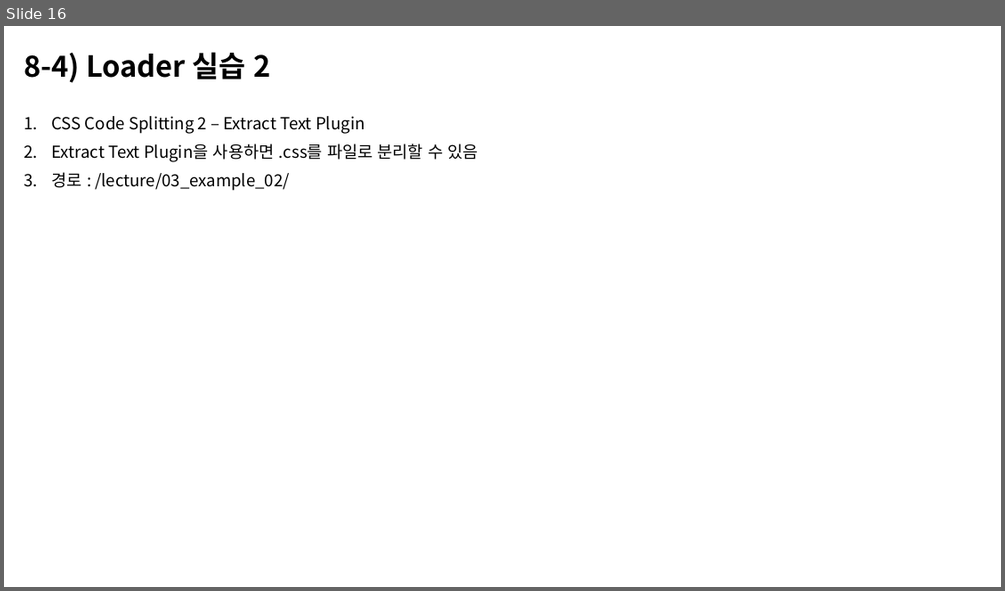
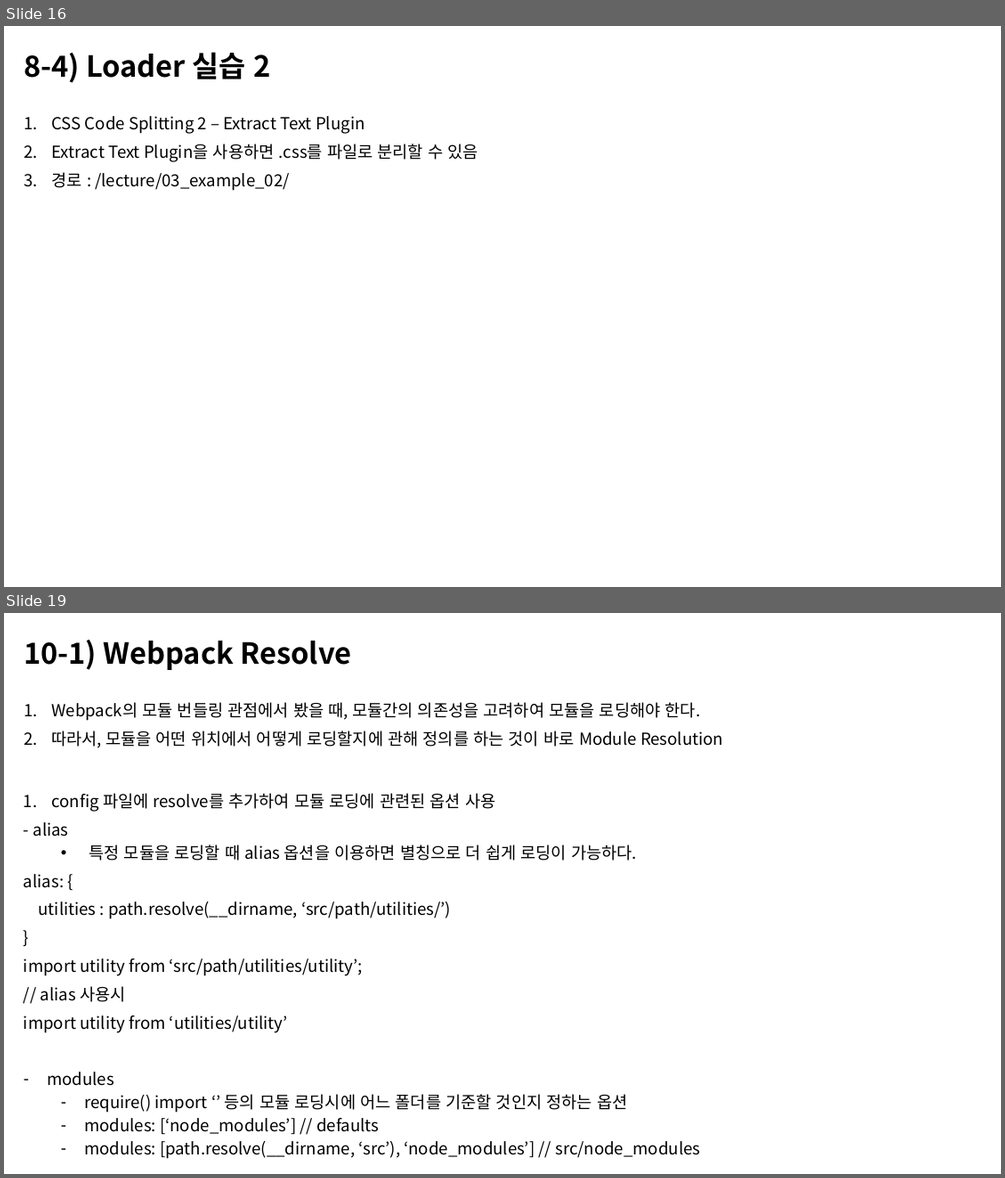
Before and after one commit to n4oah-study/webpack, a slide deck: document/webpack.pptx. Shown one above the other, each under a label of ours: slide 16 before the commit, slides 16 and 19 after it; the slides between them are not shown. The pictures are 1005x591 and 1005x1178 pixels, drawn with LibreOffice and Linux fonts; fonts in the diff are those of the drawing. Boxes give left, top, right and bottom in pixels: in the first picture for what was removed or moved away, otherwise in the second. Text is boxed around its words. In the diff, an @@ line names an element or a change of style, - is before the commit and + after.

Commit message:
webpack plugins, resolve 문서 추가

```diff
--- a/document/webpack.pptx
+++ b/document/webpack.pptx
@@ slide 19 added at [4, 613, 1001, 1174], background #FFFFFF @@
@@ title added at [24, 640, 352, 670], 28 pt, text #000000, bold @@
+10-1) Webpack Resolve
@@ text added at [52, 702, 723, 748], 16 pt, text #000000 @@
+1. Webpack의 모듈 번들링 관점에서 봤을 때, 모듈간의 의존성을 고려하여 모듈을 로딩해야 한다.
+2. 따라서, 모듈을 어떤 위치에서 어떻게 로딩할지에 관해 정의를 하는 것이 바로 Module Resolution
@@ text added at [24, 793, 700, 1159], 16 pt, text #000000 @@
+1. config 파일에 resolve를 추가하여 모듈 로딩에 관련된 옵션 사용
+- alias
+  • 특정 모듈을 로딩할 때 alias 옵션을 이용하면 별칭으로 더 쉽게 로딩이 가능하다.
+alias: {
+utilities : path.resolve(__dirname, ‘src/path/utilities/’)
+}
+import utility from ‘src/path/utilities/utility’;
+// alias 사용시
+import utility from ‘utilities/utility’
+– modules
+  – require() import ‘’ 등의 모듈 로딩시에 어느 폴더를 기준할 것인지 정하는 옵션
+  – modules: [‘node_modules’] // defaults
+  – modules: [path.resolve(__dirname, ‘src’), ‘node_modules’] // src/node_modules
```
Also in this commit, not shown: 3 other slides added, 1 other file.
